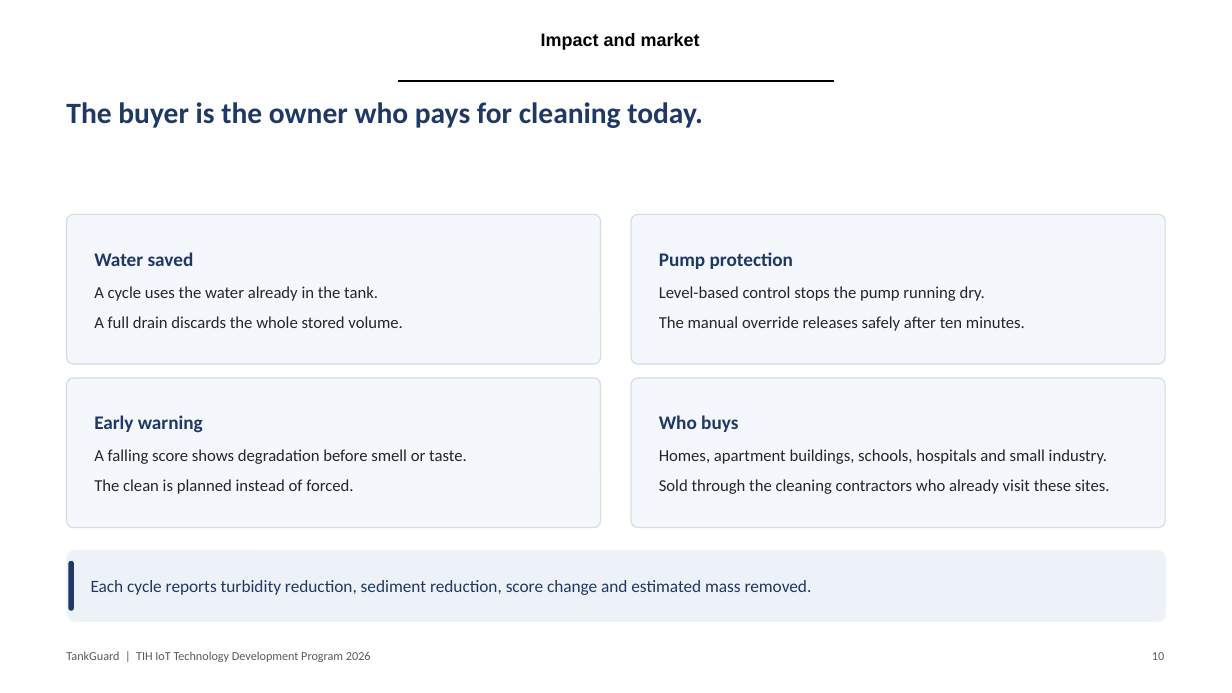
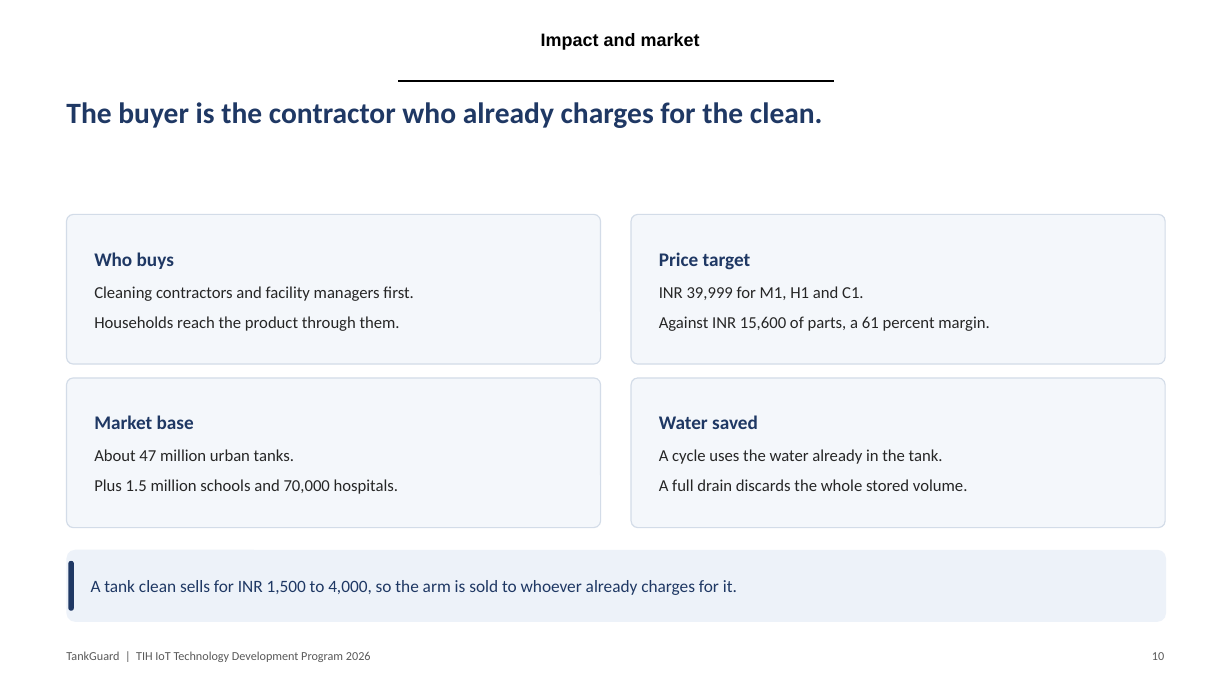
Before and after one commit to adithya-in/tankguard, a slide deck: slide 10 of docs/office/TankGuard_Presentation.pptx. Drawn at 1232x693 pixels with LibreOffice and Linux fonts; fonts in the diff are those of the drawing; background and template pictures are left out. Boxes give left, top, right and bottom in pixels: in the first picture for what was removed or moved away, otherwise in the second. Text is boxed around its words. In the diff, an @@ line names an element or a change of style, - is before the commit and + after.

Commit message:
docs(office): make the grant a commercialisation request, not a parts bill
TDP 11 funds up to INR 50 lakh over 12 months for TRL 6+ projects that are ready to commercialise. The previous ask was INR 23,587, which is the prototype's parts cost and was already spent, so it read as a reimbursement request and contradicted the TRL 6 entry rule.

The request is now INR 42,33,600: two engineers, tooling, twenty pilot units, certification, a patent and twelve field installations. The prototype spend is shown as prior investment, and the milestones end at a sale rather than a demonstration.

The proposal gains a commercialisation section with the buyer, price target, market base and route to revenue. The workbook now splits every head across the three tranches, and the PI affiliation is corrected to Sree Buddha College of Engineering with Nuke Labs as the industry partner.

```diff
--- a/docs/office/TankGuard_Presentation.pptx
+++ b/docs/office/TankGuard_Presentation.pptx
@@ text at <box>66,102,823,128</box>: text changed @@
-The buyer is the owner who pays for cleaning today.
+The buyer is the contractor who already charges for the clean.
@@ text at <box>94,252,413,331</box>: text changed @@
-Water saved
-A cycle uses the water already in the tank.
-A full drain discards the whole stored volume.
+Who buys
+Cleaning contractors and facility managers first.
+Households reach the product through them.
@@ text at <box>659,252,989,331</box>: text changed @@
-Pump protection
-Level-based control stops the pump running dry.
-The manual override releases safely after ten minutes.
+Price target
+INR 39,999 for M1, H1 and C1.
+Against INR 15,600 of parts, a 61 percent margin.
@@ text at <box>94,415,398,494</box>: text changed @@
-Early warning
-A falling score shows degradation before smell or taste.
-The clean is planned instead of forced.
+Market base
+About 47 million urban tanks.
+Plus 1.5 million schools and 70,000 hospitals.
@@ text at <box>659,415,967,491</box>: text changed @@
-Who buys
-Homes, apartment buildings, schools, hospitals and small industry.
-Sold through the cleaning contractors who already visit these sites.
+Water saved
+A cycle uses the water already in the tank.
+A full drain discards the whole stored volume.
@@ text at <box>91,580,737,595</box>: text changed @@
-Each cycle reports turbidity reduction, sediment reduction, score change and estimated mass removed.
+A tank clean sells for INR 1,500 to 4,000, so the arm is sold to whoever already charges for it.
```
Also in this commit, not shown: 5 other slides changed, 1 slide added, 1 slide removed, 3 other files.
